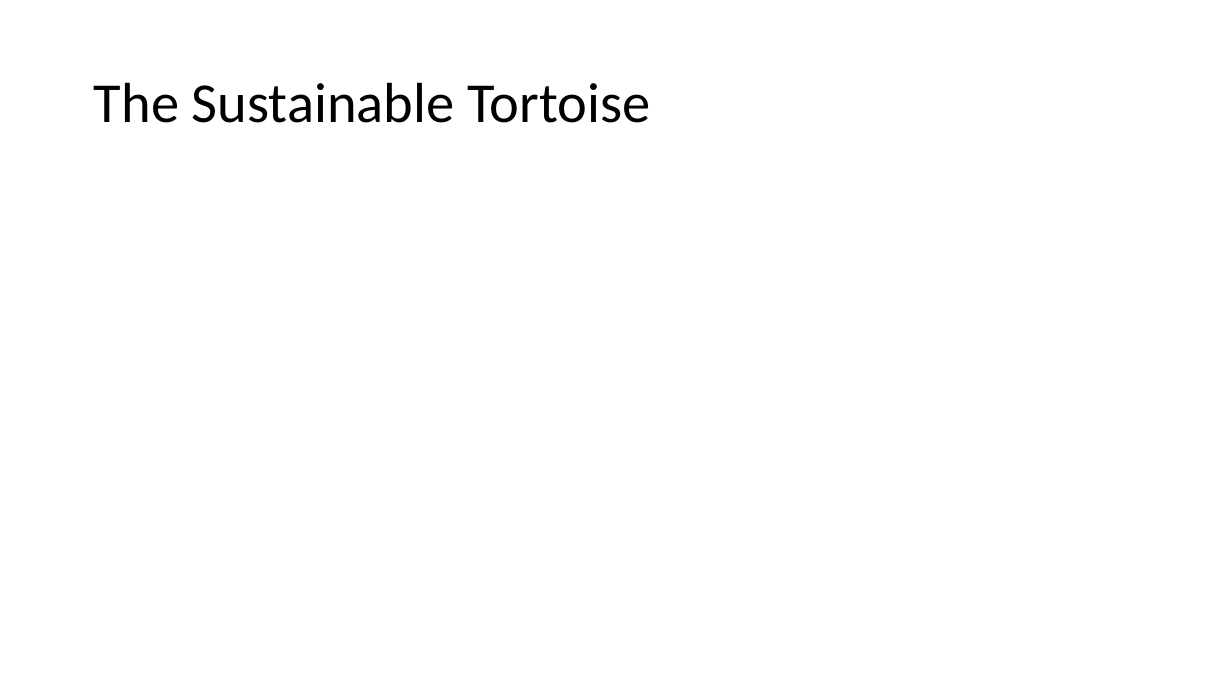
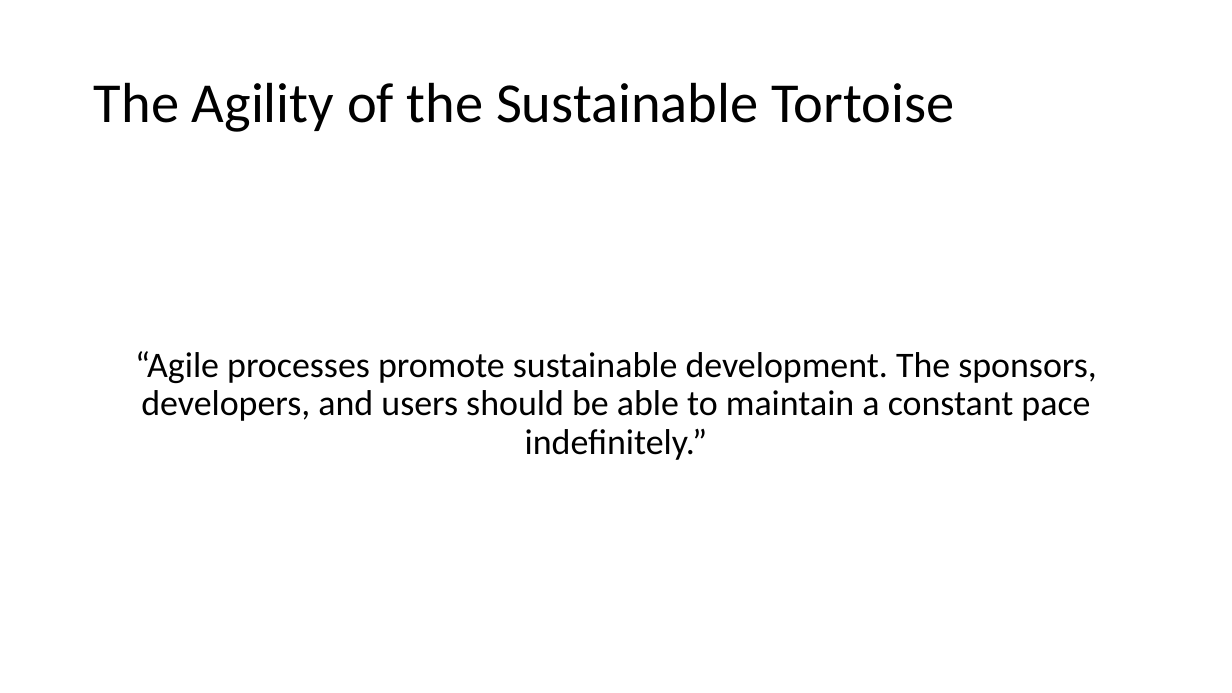
Before and after one commit to jugisahunk/presentations, a slide deck: slide 6 of tortoise-and-hare/tortoise-and-hare.pptx. Drawn at 1232x693 pixels with LibreOffice and Linux fonts; fonts in the diff are those of the drawing. Boxes give left, top, right and bottom in pixels: in the first picture for what was removed or moved away, otherwise in the second. Text is boxed around its words. In the diff, an @@ line names an element or a change of style, - is before the commit and + after.

```diff
--- a/tortoise-and-hare/tortoise-and-hare.pptx
+++ b/tortoise-and-hare/tortoise-and-hare.pptx
@@ title at (94,82,954,132): text changed @@
-The Sustainable Tortoise
+The Agility of the Sustainable Tortoise
@@ text added at (135,351,1096,460), 28 pt, text #000000 @@
+“Agile processes promote sustainable development. The sponsors, developers, and users should be able to maintain a constant pace indefinitely.”
```
Also in this commit, not shown: 8 other slides changed, 1 slide added, 1 other file.
